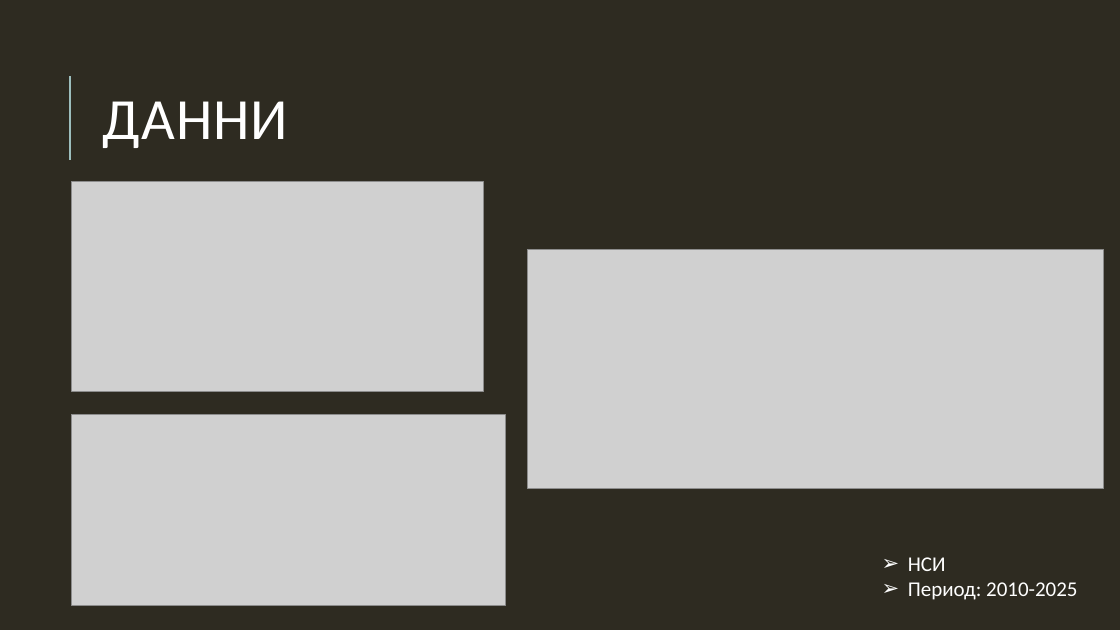
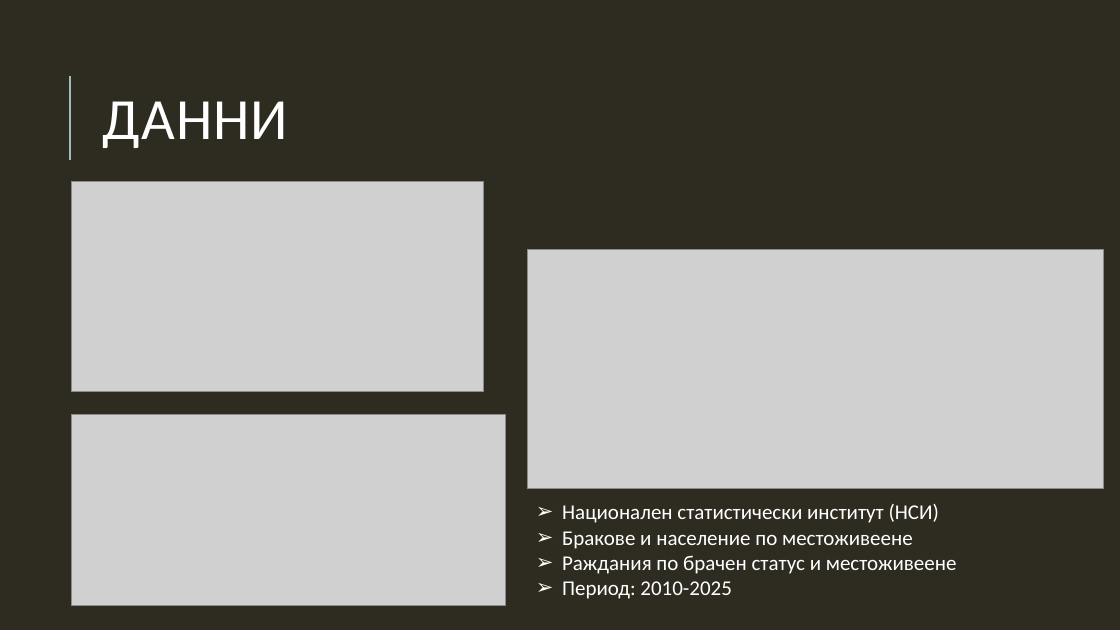
Before and after one commit to sarabadjieva/MITM322_DataMining, a slide deck: slide 6 of Анализ.pptx (slide 5 before the commit). Drawn at 1120x630 pixels with LibreOffice and Linux fonts; fonts in the diff are those of the drawing; grey boxes stand for pictures. Boxes give left, top, right and bottom in pixels: in the first picture for what was removed or moved away, otherwise in the second. Text is boxed around its words. In the diff, an @@ line names an element or a change of style, - is before the commit and + after.

```diff
--- a/Анализ.pptx
+++ b/Анализ.pptx
@@ text "Национален статистически институт (НСИ)": place and size @@
-text "Национален статистически институт (НСИ)" at box(908, 557, 1077, 600)
+text "Национален статистически институт (НСИ)" at box(562, 504, 957, 599)
@@ text at box(562, 504, 957, 574): text changed @@
-➢ НСИ
+➢ Национален статистически институт (НСИ)
+➢ Бракове и население по местоживеене
+➢ Раждания по брачен статус и местоживеене
```
Also in this commit, not shown: 17 other slides changed, 3 slides added, 2 slides removed, 24 other files.
